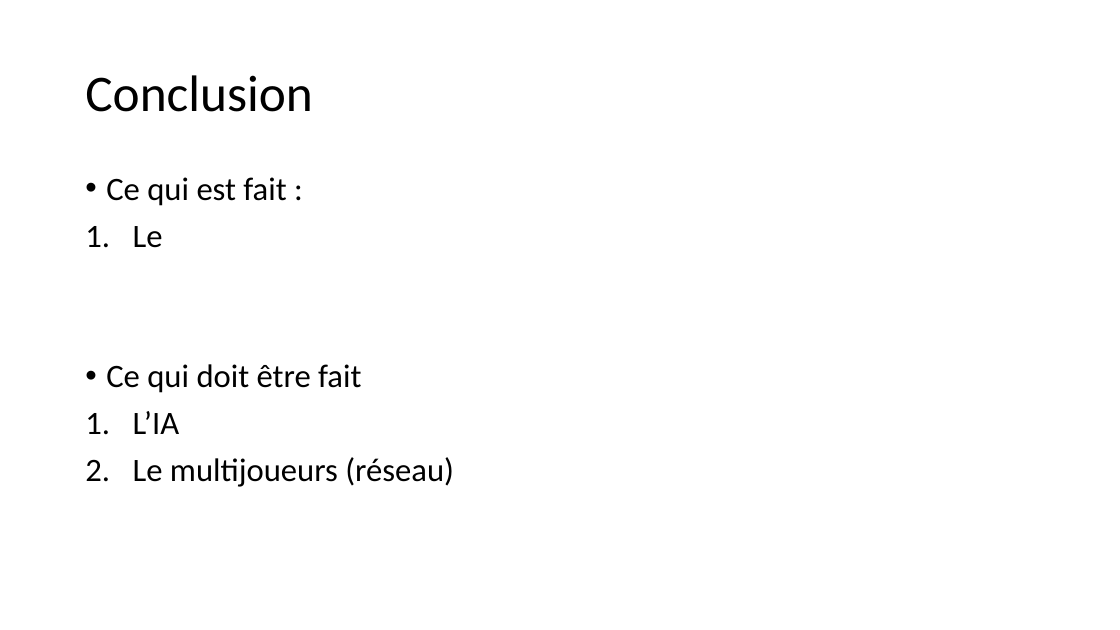
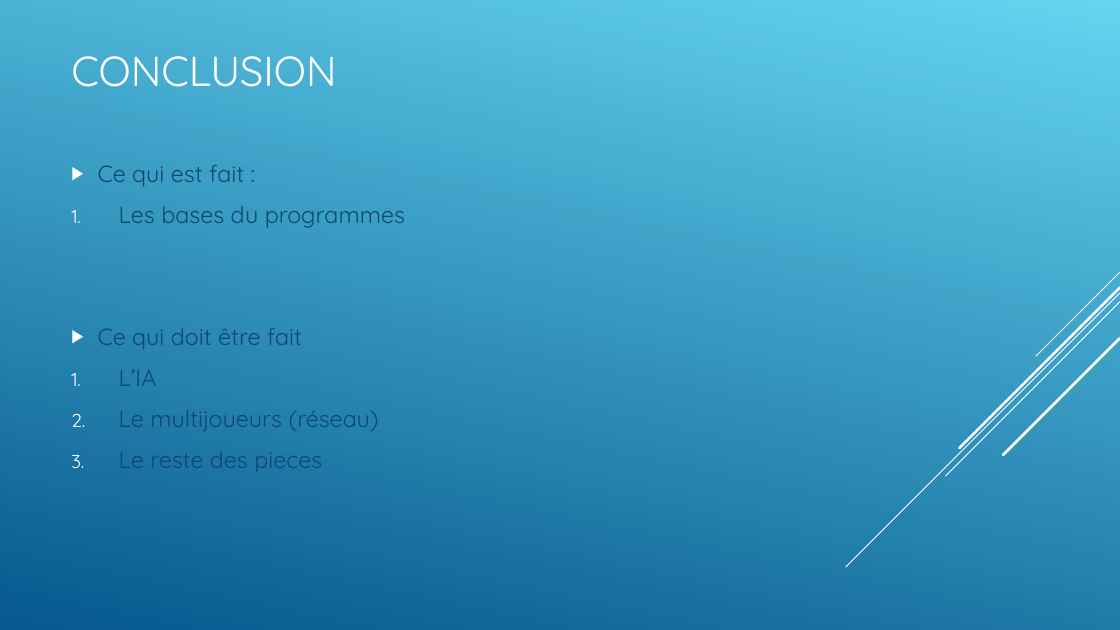
Before and after one commit to AlexandrEpita/Bizarre-Chess-Adventure, a slide deck: slide 13 of diapo soutenance.odp (slide 10 before the commit). Drawn at 1120x630 pixels with LibreOffice and Linux fonts; fonts in the diff are those of the drawing. Boxes give left, top, right and bottom in pixels: in the first picture for what was removed or moved away, otherwise in the second. Text is boxed around its words. In the diff, an @@ line names an element or a change of style, - is before the commit and + after.

```diff
--- a/diapo soutenance.odp
+++ b/diapo soutenance.odp
@@ background #FFFFFF to gradient #64D4EF to #06588E @@
@@ title at (71,56,336,87): text changed; size 44 to 36 pt; font Calibri to Quicksand; text colour #000000 to #FFFFFF @@
-Conclusion
+CONCLUSION
@@ text "Ce qui est fait :": place and size @@
-text "Ce qui est fait :" at (106,177,454,487)
+text "Ce qui est fait :" at (98,165,405,472)
@@ text "Ce qui est fait :" at (98,165,405,472): vertical alignment top to middle @@
@@ text at (98,165,379,431): size 28 to 20 pt, font Calibri to Quicksand, text colour #000000 to #0F496F in "Ce qui est fait :", "Ce qui doit être fait", "L’IA", "Le multijoueurs (réseau)"; bullet • to ▶; line spacing 0.9 to 1; more space between paragraphs; bullet colour #000000 to #FFFFFF @@
@@ text at (119,206,405,228): text changed; size 28 to 20 pt; font Calibri to Quicksand; text colour #000000 to #0F496F @@
-1. Le
+1. Les bases du programmes
@@ group added at (846,272,1120,567): 5 lines @@
@@ text at (119,451,322,472): paragraph added @@
+3. Le reste des pieces
```
Also in this commit, not shown: 9 other slides changed, 3 slides added.
